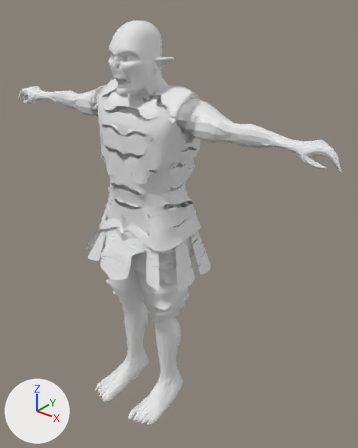
The Blender file TowerDefense/Assets/Resources/blender/orc_archer/model_orc_archer.blend: old version first, new version second.
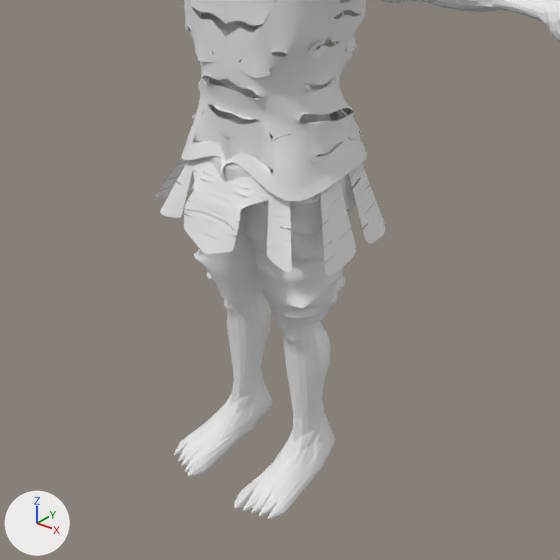
Each version appears first whole from a 50 mm lens placed at (14.9, -17.76, 20.81), pointed at (1.24, -0.67, 10.22), and next in a close-up on the part from 0% to 86% of the width and 32% to 100% of the height. Lighting does not change. The marker at lower left points along +X, +Y and +Z.

Objects in the first close-up: 'body', 'down_clothes', 'down_clothes.001', 'upper_clothes'.
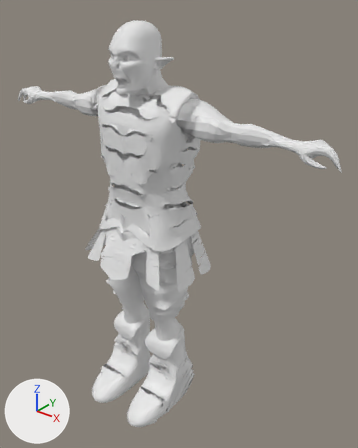
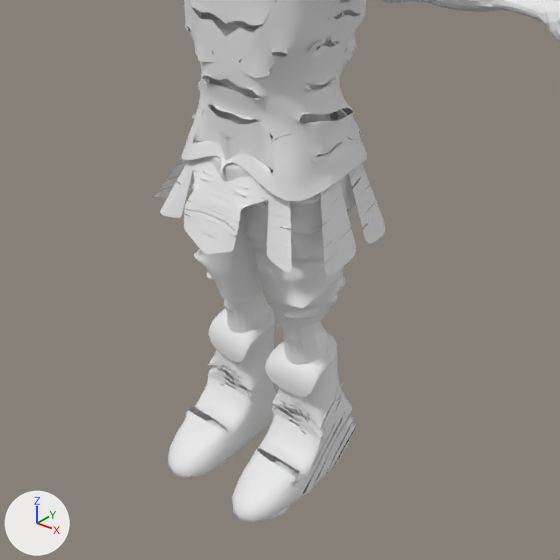
Location of each change, (x1, y1, x2, y2) in pixels of the close-ups (560 x 560 px):
'boot_right', added
    after: (232, 333, 356, 523)
'boot_left', added
    after: (168, 305, 276, 478)
'body', unchanged, covered by the edit
    before: (174, 0, 560, 519)
    after: (188, 0, 560, 519)

The change, as a diff of the scene's bpy script:
```diff
--- a/TowerDefense/Assets/Resources/blender/orc_archer/model_orc_archer.blend.py
+++ b/TowerDefense/Assets/Resources/blender/orc_archer/model_orc_archer.blend.py
@@ me_cube_004 @@
+me_cube_004.from_pydata(...)  # 181 vertices, 62 faces, 26 loose edges; spans x -1.44..1.48, y -4.2..1.25, z -1.09..1.21
@@ ob_boot_right @@
+ob_boot_right = bpy.data.objects.new('boot_right', me_cube_004)
+ob_boot_right.location = (1.25, -1.34, 2.03)
+ob_boot_right.scale = (0.725, 0.881, 2.02)
+_m = ob_boot_right.modifiers.new('Subsurf', 'SUBSURF')
+_m.levels = 3
@@ ob_boot_left @@
+ob_boot_left = bpy.data.objects.new('boot_left', me_cube_004.copy())
+ob_boot_left.location = (-1.34, -1.34, 2.03)
+ob_boot_left.scale = (-0.725, 0.881, 2.02)
+_m = ob_boot_left.modifiers.new('Subsurf', 'SUBSURF')
+_m.levels = 3
```
